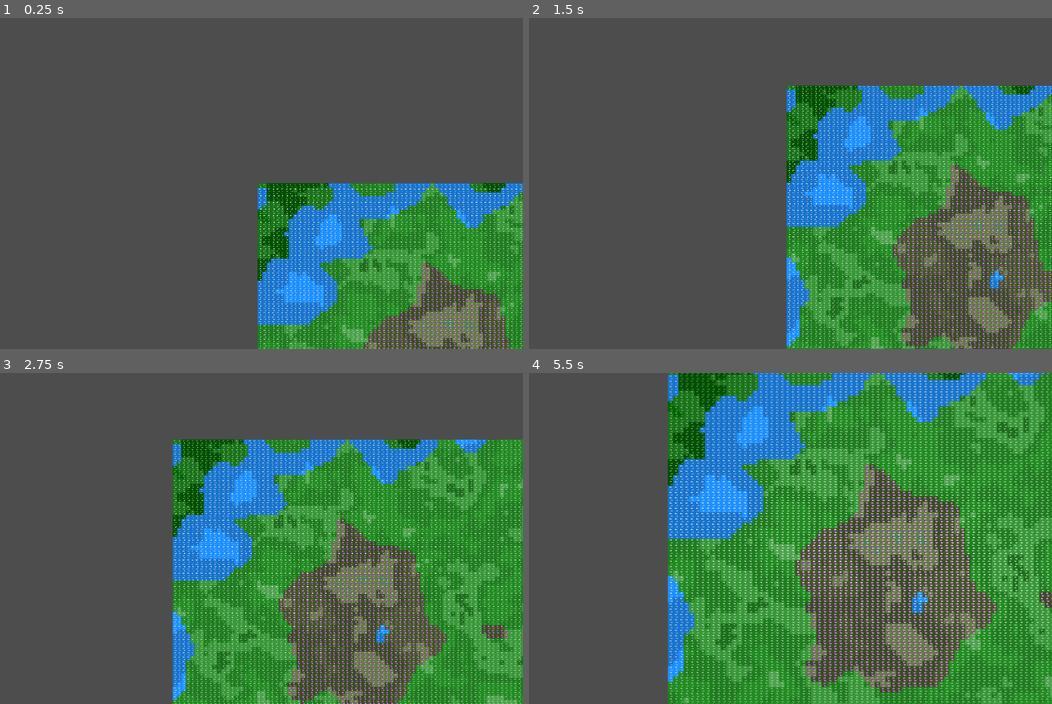
Above: before the commit, frames 1-4 (two rows, left to right).
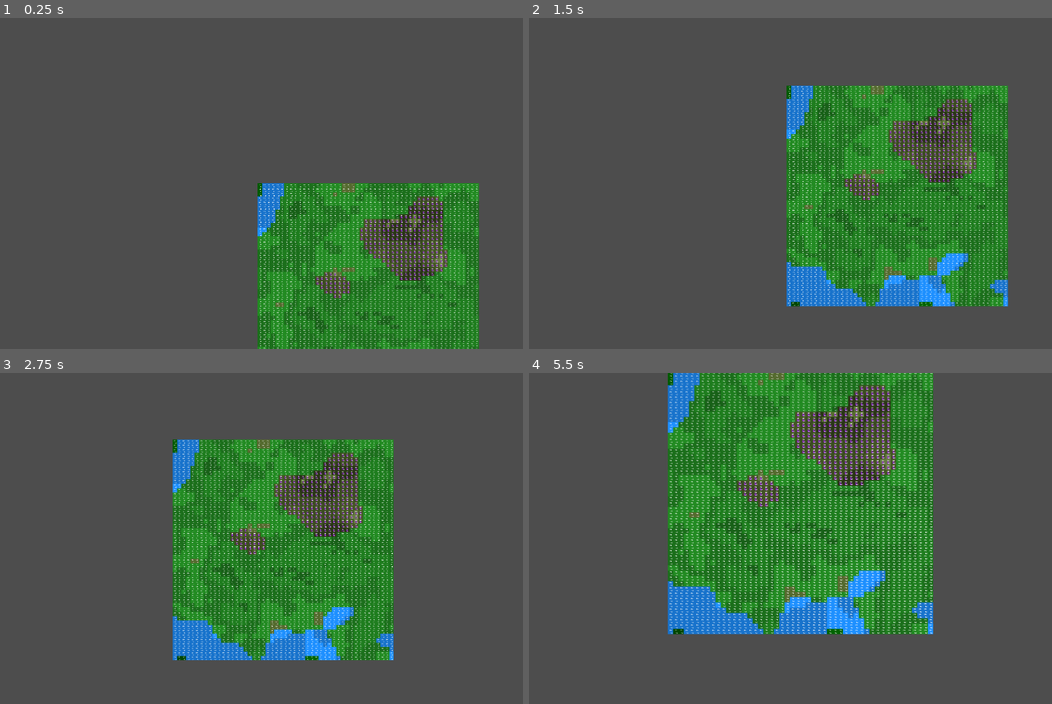
Above: after the commit, the same moments.

Repository: bk-bf/Celestia
Game: Godot game, scene res://scenes/world/tile_map_layer.tscn
Two runs of this game, one before a commit and one after it. Both use one fixed random seed, a clock stepped at 60 frames per second and the inputs below.
Inputs (mouse positions are in pixels of both pictures, inside the frame that each line leads up to):
- Up to frame 1 (0.25 s): no input
- Up to frame 2 (1.5 s): tap Enter at 0.5 s; move the mouse to (905, 166) at 0.52 s; hold S (camera_pan_down) 0.53-1.25 s; click (905, 166) at 0.67 s; drag from (680, 200) to (759, 249) at 1.27 s
- Up to frame 3 (2.75 s): move the mouse to (308, 465) at 2.02 s; hold D (camera_pan_right) from 2.03 s (still down); click (308, 465) at 2.17 s
- Up to frame 4 (5.5 s): release D (camera_pan_right) at 2.75 s; drag from (759, 604) to (628, 488) at 2.77 s; move the mouse to (947, 588) at 3.52 s; hold Mouse wheel up (camera_zoom_in) 3.53-4.25 s; click (947, 588) at 3.67 s; drag from (628, 488) to (706, 455) at 4.27 s; tap Space at 5 s; move the mouse to (811, 538) at 5.02 s; hold S (camera_pan_down) from 5.03 s (still down); click (811, 538) at 5.17 s

The runs differ from the first frame. In frame 1, 20% of the frame differs, in the area x 49-100%, y 49-100%; in frame 2, 33%; in frame 3, 47%; in frame 4, 64%, in the area x 26-100%, y 0-100%.
Error before the commit: Invalid access to property or key 'cleanup_count' on a base object of type 'Resource (MapData)'. (res://src/world/terrain/statistics.gd:71)
Error after the commit: Invalid access to property or key 'walkable' on a base object of type 'Nil'. (res://src/world/generation/pathfinder.gd:21)

Commit message:
refactor: Revise map generation and added a prototype pathfinding system, enhance grid handling and movement costs

Diff:
--- /dev/null
+++ b/scenes/world/pathfinder.gd
@@ -0,0 +1 @@
+extends "res://src/world/generation/pathfinder_tester.gd"
--- a/scenes/world/tile_map_layer.tscn
+++ b/scenes/world/tile_map_layer.tscn
@@ -1,17 +1,26 @@
-[gd_scene load_steps=3 format=3 uid="uid://gwfgmxjdlnks"]
+[gd_scene load_steps=4 format=3 uid="uid://gwfgmxjdlnks"]
 
 [ext_resource type="Script" uid="uid://dwxcropshgdry" path="res://src/world/map_gen.gd" id="1_r2gvn"]
 [ext_resource type="Script" uid="uid://b12ae3y4x0xik" path="res://scenes/world/camera_2d.gd" id="2_r2gvn"]
+[ext_resource type="Script" uid="uid://bchirmnxmphwd" path="res://src/world/generation/pathfinder_tester.gd" id="3_sodj5"]
 
-[node name="TestMap" type="Node2D"]
+[node name="Game" type="Node2D"]
+
+[node name="Map" type="Node2D" parent="."]
 script = ExtResource("1_r2gvn")
-map_lengh = 200
-map_height = 200
+map_lengh = 50
+map_height = 50
 show_grid_lines = false
 show_coordinate_numbers = false
-seed = 1828403536
 
-[node name="Camera2D" type="Camera2D" parent="."]
+[node name="Camera2D" type="Camera2D" parent="Map"]
 script = ExtResource("2_r2gvn")
 max_zoom = 8.0
 zoom_speed = 0.2
+
+[node name="Pathfinder" type="Node2D" parent="Map"]
+script = ExtResource("3_sodj5")
+
+[node name="NavigationAgent2D" type="NavigationAgent2D" parent="Map"]
+debug_enabled = true
+debug_path_custom_color = Color(1, 0.376471, 0.498039, 1)
--- a/src/world/coordinate_utils.gd
+++ b/src/world/coordinates_utils.gd
@@ -1,4 +1,4 @@
-class_name CoordinateUtils
+class_name CoordinatesUtils
 extends Object
 
 # Get all coordinates in a circle around center
--- /dev/null
+++ b/src/world/generation/pathfinder.gd
@@ -0,0 +1,124 @@
+class_name Pathfinder
+extends Resource
+
+var grid: Grid
+var open_set: Array = []
+var closed_set: Array = []
+
+func _init(grid_reference: Grid):
+	grid = grid_reference
+
+func find_path(start_pos: Vector2, end_pos: Vector2) -> Array:
+	# Reset sets
+	open_set.clear()
+	closed_set.clear()
+
+	# Get start and end tiles
+	var start_tile = grid.get_tile(start_pos)
+	var end_tile = grid.get_tile(end_pos)
+
+	# If start or end isn't walkable, return empty path
+	if not start_tile.walkable or not end_tile.walkable:
+		return []
+
+	# Initialize start node with costs
+	start_tile.g_cost = 0
+	start_tile.h_cost = calculate_distance(start_tile, end_tile)
+	start_tile.f_cost = start_tile.h_cost
+	start_tile.parent = null
+
+	# Add start tile to open set
+	open_set.append(start_tile)
+
+	while open_set.size() > 0:
+		var current_tile = get_lowest_f_cost_tile()
+
+		# If we reached the end
+		if current_tile == end_tile:
+			return reconstruct_path(end_tile)
+
+		# Move current from open to closed set
+		open_set.erase(current_tile)
+		closed_set.append(current_tile)
+
+		# Check all neighbors
+		for neighbor in get_neighbors(current_tile):
+			# Skip if not walkable or in closed set
+			if not neighbor.walkable or closed_set.has(neighbor):
+				continue
+
+			# Calculate new path cost
+			var new_cost = current_tile.g_cost + calculate_distance(current_tile, neighbor)
+
+			# If new path is better or neighbor not in open set
+			if new_cost < neighbor.g_cost or not open_set.has(neighbor):
+				neighbor.g_cost = new_cost
+				neighbor.h_cost = calculate_distance(neighbor, end_tile)
+				neighbor.f_cost = neighbor.g_cost + neighbor.h_cost
+				neighbor.parent = current_tile
+
+				if not open_set.has(neighbor):
+					open_set.append(neighbor)
+
+	# No path found
+	return []
+
+# Helper functions
+func calculate_distance(tile_a: Tile, tile_b: Tile) -> float:
+	var pos_a = tile_a.get_coordinates()
+	var pos_b = tile_b.get_coordinates()
+	return abs(pos_a.x - pos_b.x) + abs(pos_a.y - pos_b.y)
+
+func get_lowest_f_cost_tile() -> Tile:
+	var lowest_cost_tile = open_set[0]
+
+	for tile in open_set:
+		if tile.f_cost < lowest_cost_tile.f_cost:
+			lowest_cost_tile = tile
+		# If equal f_cost, prefer tile with lower h_cost
+		elif tile.f_cost == lowest_cost_tile.f_cost and tile.h_cost < lowest_cost_tile.h_cost:
+			lowest_cost_tile = tile
+
+	return lowest_cost_tile
+
+func get_neighbors(tile: Tile) -> Array:
+	# Get neighbors from the grid using the get_coordinates() method
+	var neighbors = grid.get_neighbors(tile.get_coordinates())
+
+	# Rest of your code remains the same
+	var walkable_neighbors = []
+	for neighbor in neighbors:
+		if neighbor.walkable:
+			neighbor.movement_cost = calculate_movement_cost(neighbor)
+			walkable_neighbors.append(neighbor)
+
+	return walkable_neighbors
+
+
+func calculate_movement_cost(tile: Tile) -> float:
+	# Load terrain database as a resource instead of using get_node
+	var terrain_db = load("res://src/world/terrain/terrain_database.gd").new()
+
+	# Default cost if biome not found in database
+	var cost = 1.0
+
+	# Get cost from terrain database if terrain exists
+	if tile.terrain_type in terrain_db.terrain_definitions:
+		cost = terrain_db.terrain_definitions[tile.terrain_type].get("movement_cost", 1.0)
+
+	# Consider monster territory
+	if tile.territory_owner != null:
+		cost *= 1.5  # Pawns might want to avoid monster territories
+
+	return cost
+
+func reconstruct_path(end_tile: Tile) -> Array:
+	var path = []
+	var current = end_tile
+
+	while current != null:
+		path.append(current.get_coordinates())  # Use get_coordinates() instead of position
+		current = current.parent
+
+	path.reverse()
+	return path
--- /dev/null
+++ b/src/world/generation/pathfinder_tester.gd
@@ -0,0 +1,50 @@
+extends Node2D
+
+var grid: Grid
+var pathfinder
+var debug_path = []
+var start_point = null
+@onready var map = get_parent()  # Reference to Map node
+@onready var nav_agent = get_parent().get_node("NavigationAgent2D")
+
+func _ready():
+	# Wait until map generation is complete
+	await get_tree().create_timer(0.5).timeout
+	# Get grid from map's MapData
+	var grid = map.map_data.terrain_grid
+	# Create pathfinder with this grid
+	pathfinder = Pathfinder.new(grid)
+	# Enable drawing of debug lines
+	set_process_input(true)
+
+func _unhandled_input(event):
+	if event is InputEventMouseButton and event.pressed and event.button_index == MOUSE_BUTTON_LEFT:
+		var click_position = get_global_mouse_position()
+		var grid_position = pathfinder.grid.map_to_grid(click_position)
+
+		# If this is the first click, store it as start point
+		if start_point == null:
+			start_point = grid_position
+			print("Start point set: ", grid_position)
+		# If this is the second click, calculate path
+		else:
+			var end_point = grid_position
+			print("End point set: ", end_point)
+
+			# Calculate and visualize path
+			debug_path = pathfinder.find_path(start_point, end_point)
+			print("Path calculated with " + str(debug_path.size()) + " points")
+
+			# Reset for next test
+			start_point = null
+
+			# Redraw to show path
+			queue_redraw()
+
+func _draw():
+	# Draw visualization of path
+	if debug_path.size() > 1:
+		for i in range(debug_path.size() - 1):
+			var start_pos = pathfinder.grid.grid_to_map(debug_path[i])
+			var end_pos = pathfinder.grid.grid_to_map(debug_path[i + 1])
+			draw_line(start_pos, end_pos, Color.RED, 2.0)
--- a/src/world/map_gen.gd
+++ b/src/world/map_gen.gd
@@ -101,6 +101,10 @@
 	map_data.post_process_territories()
 	# queues the draw() question is if this is the best placement for performance?
 	queue_redraw()
+
+# helper function to expose the grid
+func get_grid():
+	return map_data.terrain_grid
 
 # Updated monster territories function using Territory Database
 func add_monster_territories(territory_seed = null):
@@ -213,7 +217,7 @@
 			# Coordinate numbers
 			if show_coordinate_numbers:
 				var label = "(%d,%d)" % [x, y]
-				var font_size_coordinates = 4
+				var font_size_coordinates = 3
 				var text_pos = Vector2(
 					x * cell_size.x + (cell_size.x - text_size.x) / 2,
 					y * cell_size.y + (cell_size.y + text_size.y) / 2
--- a/src/world/terrain/grid.gd
+++ b/src/world/terrain/grid.gd
@@ -28,6 +28,10 @@
 # Convert map position to grid coordinates
 func map_to_grid(map_pos: Vector2) -> Vector2i:
 	return Vector2i((map_pos / cell_size).floor())
+	map_pos.x = clamp(map_pos.x, 0, width - 1)
+	map_pos.y = clamp(map_pos.y, 0, height - 1)
+
+	return map_pos
 
 # Create empty tiles for the entire grid
 func _initialize_grid() -> void:
--- a/src/world/terrain/map_data.gd
+++ b/src/world/terrain/map_data.gd
@@ -162,9 +162,9 @@
 					#print("Tile object ID: " + str(tile.get_instance_id()) + " Tile terrain: '" + tile.terrain_type + ", Grid Coords: (" + str(x) + ", " + str(y) + ")")
 					tile.territory_owner = territory_type
 
-func post_process_territories():
-	var cleanup_count = 0
-	# Clean up each territory type
+var cleanup_count = 0 # outside of function to be accessible by statisctics.gd print
+func post_process_territories(): 	# Clean up each territory type
+
 	for territory_type in territory_database.get_monster_types():
 		var preferred_terrains = territory_database.get_monster_data(territory_type).preferred_terrain
 
--- a/src/world/terrain/statistics.gd
+++ b/src/world/terrain/statistics.gd
@@ -8,7 +8,6 @@
 
 # Function to print statistics about a map
 # Get monster types from database
-
 static func print_map_statistics(map_data, terrain_database, seed = null, detail_seed = null, territory_seed = null):
 
 	print("\n=== CELESTIA MAP STATISTICS ===")
@@ -65,10 +64,10 @@
 	print("MONSTER TERRITORIES:")
 	var territory_database = TerritoryDatabase.new() # Add monsters database
 	var available_monster_types = territory_database.get_monster_types()
+	print("Post-processing territories...")
+	print("Removed " + str(map_data.cleanup_count) + " territories from non-preferred terrain")
 	print("- Generated " + str(available_monster_types.size()) + " monster territories")
 	print("- Total claimed territory: ", "%.1f" % (map_data.get_territory_coverage() * 100), "% of map")
-	print("Post-processing territories...")
-	print("Removed " + str(map_data.cleanup_count) + " territories from non-preferred terrain")
 	print("===============================")
 
 # function to append statistics to a file with time and datestamps
--- a/src/world/terrain/terrain_database.gd
+++ b/src/world/terrain/terrain_database.gd
@@ -6,6 +6,7 @@
 		"base_color": Color.DARK_GREEN,
 		"density_range": [0.5, 0.6],
 		"walkable": true,
+		"movement_cost": 1.5,
 		"subterrain": ["dirt", "grass", "deep_grass", "tree"],
 		"subterrain_thresholds": [-0.6, -0.2, 0.2, 0.6]  # Thresholds that determine subterrain
 	},
@@ -13,6 +14,7 @@
 		"base_color": Color.DARK_OLIVE_GREEN,
 		"density_range": [0.2, 0.3],
 		"walkable": true,
+		"movement_cost": 2.0,
 		"subterrain": ["shallow_water", "mud", "bog", "clay", "moss"],
 		"subterrain_thresholds": [-0.6, -0.2, 0.2, 0.6]
 	},
@@ -20,6 +22,7 @@
 		"base_color": Color.FOREST_GREEN,
 		"density_range": [0.3, 0.45],
 		"walkable": true,
+		"movement_cost": 1.0,
 		"subterrain": ["dirt","grass", "bush", "deep_grass", "tree"],
 		"subterrain_thresholds": [-0.6, -0.2, 0.2, 0.6]
 	},
@@ -27,13 +30,15 @@
 		"base_color": Color(0.6, 0.6, 0.6, 0.6),
 		"density_range": [0.6, 1.0],
 		"walkable": false,
+		"movement_cost": 3.0,
 		"subterrain": ["rocky", "peak"],
-		"subterrain_thresholds": [-0.3]  # Just one threshold for mountains
+		"subterrain_thresholds": [-0.3]
 	},
 	"river": {
 		"base_color": Color.DODGER_BLUE,
 		"density_range": [0.0, 0.5],
 		"walkable": true,
+		"movement_cost": 2.5,
 		"is_water": true,
 		"subterrain": ["shallow water", "water"],
 		"subterrain_thresholds": [-0.3]
@@ -44,18 +49,18 @@
 	# Forest subterrains
 	"tree": {
 		"color_modifier": "darkened",
-		"color_amount": 0.2,
+		"color_amount": 0.3,
 		"walkable": true,
 		"resource": "wood",
 		"resource_factor": 0.5
 	},
 	"bush": {
 		"color_modifier": "darkened",
-		"color_amount": 0.1,
+		"color_amount": 0.2,
 		"walkable": true
 	},
 	"deep_grass": {
-		"color_modifier": "lightened",
+		"color_modifier": "darkened",
 		"color_amount": 0.1,
 		"walkable": true
 	},
@@ -65,8 +70,9 @@
 		"walkable": true
 	},
 	"dirt": {
-		"color_modifier": "lightened",
-		"color_amount": 0.2,
+		"base_color": Color.DARK_OLIVE_GREEN,
+		"color_modifier": "darkened",
+		"color_amount": 0.5,
 		"walkable": true
 	},
 
@@ -94,14 +100,14 @@
 		"walkable": true
 	},
 	"clay": {
-		"color_modifier": "lightened",
-		"color_amount": 0.1,
+		"color_modifier": "darkened",
+		"color_amount": 0.5,
 		"walkable": true
 	},
 	"moss": {
-		"color_modifier": "none",
-		"color_amount": 0,
-		"base_color": Color(0.3, 0.6, 0.3, 0.7),
+		"base_color": Color.DARK_OLIVE_GREEN,
+		"color_modifier": "lightened",
+		"color_amount": 0.1,
 		"walkable": true
 	},
 
@@ -118,6 +124,7 @@
 	}
 }
 
+# ALL THIS SHIT HAS TO BE MOVED EVENTUALLY
 # Get terrain type based on density value
 func get_terrain_type(density: float) -> String:
 	for terrain_type in terrain_definitions:
--- a/src/world/terrain/territory_database.gd
+++ b/src/world/terrain/territory_database.gd
@@ -3,7 +3,7 @@
 
 var territory_definitions = {
 
-	# territory_thresholds [0.3 - 2.0] and the terrains arent used/working
+
 	"wolf_pack": {
 		"territory_thresholds": [0.3, 0.7],
 		"preferred_terrain": ["forest"],
@@ -27,6 +27,7 @@
 	}
 }
 
+# ALL THIS SHIT HAS TO BE MOVED EVENTUALLY
 func get_monster_data(monster_type: String) -> Dictionary:
 	if monster_type in territory_definitions:
 		return territory_definitions[monster_type]
--- a/src/world/terrain/tile.gd
+++ b/src/world/terrain/tile.gd
@@ -7,8 +7,14 @@
 @export var density: float = 0.5 # 0-1 range, 0.5 is default ground level
 @export var moisture: float = 0.5
 @export var temperature: float = 0.5
-@export var movement_speed: float = 1.0 # Default normal movement speed
+@export var movement_cost: float = 1.0 # Default normal movement speed
 var _is_water: bool = false
+
+# for pathfinding
+var g_cost: float = INF  # Cost from start to this tile
+var h_cost: float = 0    # Estimated cost from this tile to goal
+var f_cost: float = INF  # Total cost (g_cost + h_cost)
+var parent: Tile = null  # Previous tile in the optimal path
 
 # Resource properties
 @export var resources: Dictionary = {}
--- a/test_map.tres
+++ b/test_map.tres
@@ -5,14 +5,14 @@
 
 [sub_resource type="Resource" id="Resource_cnwnv"]
 script = ExtResource("2_t58h8")
-width = 800
-height = 800
+width = 50
+height = 50
 cell_size = Vector2(16, 16)
 chunk_size = 16
 
 [resource]
 script = ExtResource("1_ioop6")
 terrain_grid = SubResource("Resource_cnwnv")
-map_seed = 2436857215
+map_seed = 3786406743
 map_name = "Celestia Map"
-map_size = Vector2i(800, 800)
+map_size = Vector2i(50, 50)
Not shown, added: scenes/world/pathfinder.gd.uid
Renamed: src/world/coordinate_utils.gd.uid -> src/world/coordinates_utils.gd.uid
Not shown, added: src/world/generation/pathfinder.gd.uid
Not shown, added: src/world/generation/pathfinder_tester.gd.uid
Not shown, added: src/world/generation/pawn.md.uid
Not shown, added: src/world/generation/pawn.md
